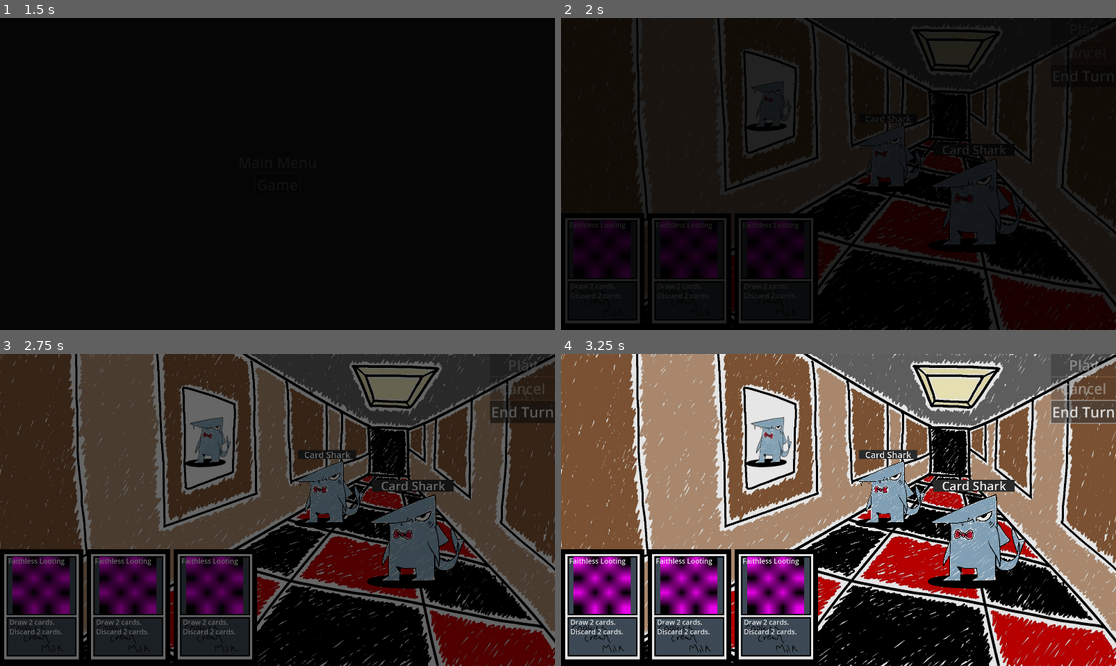
Above: before the commit, frames 1-4 (two rows, left to right).
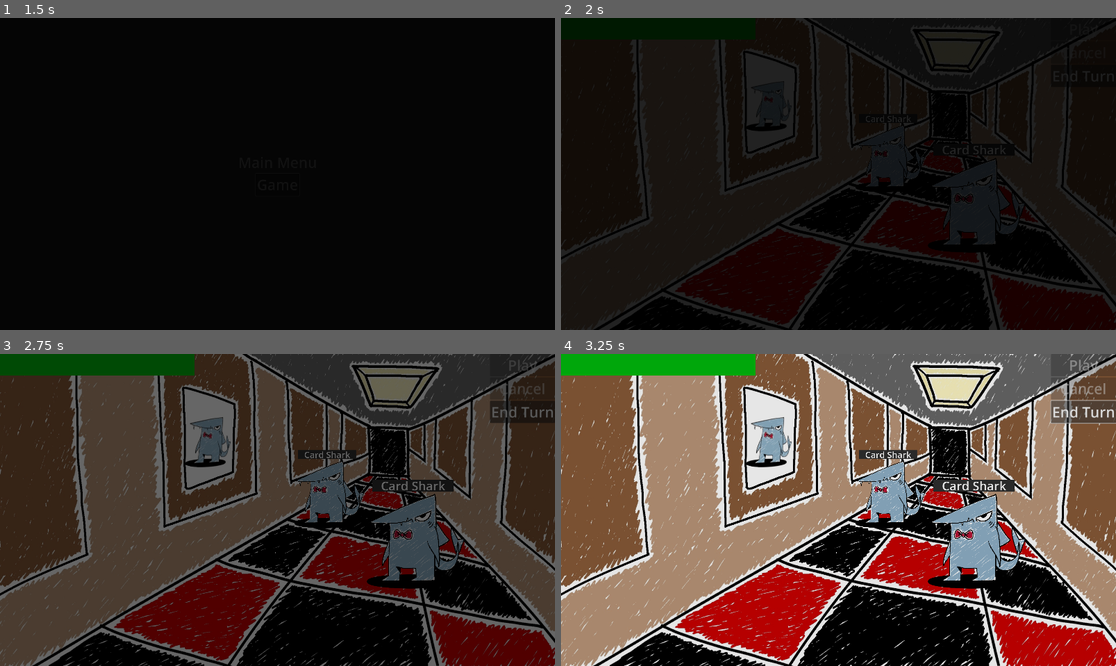
Above: after the commit, the same moments.

Repository: nonagaga/MJ193
Game: Godot game, scene res://Scenes/scene_manager.tscn
Same seed, same stepped clock (60 frames per second), same inputs: the game is played once before the commit and once after it. Sound files missing from this copy of the repository are replaced by a short silence.
Inputs:
- Up to frame 1 (1.5 s): click "Game" at 0.5 s; click "Game" at 1.25 s
- Up to frame 2 (2 s): no input
- Up to frame 3 (2.75 s): click "End Turn" at 2 s
- Up to frame 4 (3.25 s): click "End Turn" at 2.75 s

Frame 1 is identical in both runs. In frame 2, 5.7% of the frame differs, in the area x 0-47%, y 0-100%; in frame 3, 18%; in frame 4, 18%.
Error before the commit: Trying to assign value of type 'Node2D' to a variable of type 'EnemyClass.gd'. (res://GameManager.gd:16)
Error after the commit: Trying to assign value of type 'Node2D' to a variable of type 'EnemyClass.gd'. (res://GameManager.gd:18)

Commit message:
Merge commit

Diff:
--- a/CardUI.gd
+++ b/CardUI.gd
@@ -1,7 +1,8 @@
 class_name CardUI extends Control
 
-signal selected
-signal deselected
+signal selected(CardUI)
+signal deselected(CardUI)
+signal animation_finished(anim_name : String)
 
 @export var card_res:CardDataClass
 @onready var texture_rect: TextureRect = $CardOffset/TextureRect
@@ -10,17 +11,18 @@
 @onready var title: RichTextLabel = $CardOffset/Title
 @onready var highlight: ColorRect = $CardOffset/Highlight
 @onready var price_text:Label = $PanelContainer/Price
+@onready var animation_player: AnimationPlayer = $AnimationPlayer
 
 func _ready() -> void:
 	highlight.visible = false
 	focus_entered.connect(func():
 		highlight.visible = true
-		selected.emit()
+		selected.emit(self)
 		)
 
 	focus_exited.connect(func():
 		highlight.visible = false
-		deselected.emit()
+		deselected.emit(self)
 		)
 
 	card_res.setUpCard()
@@ -31,6 +33,15 @@
 	text.text = card_res.text
 	price_text.text = str(card_res.price)
 
+	# setup the animation player so everything is initialized
+	animation_player.play("RESET")
+	animation_player.advance(0)
+
+	animation_player.play("draw")
+	animation_player.animation_finished.connect(func(anim_name):
+		animation_finished.emit(anim_name)
+		)
+
 func _on_mouse_entered():
 	#print("I %s have been entered"%[get_index()])
 	pass
--- /dev/null
+++ b/CardUI.tscn
@@ -0,0 +1,174 @@
+[gd_scene load_steps=14 format=3 uid="uid://dpp7r7l0fdpvc"]
+
+[ext_resource type="Script" uid="uid://bqbys4x3ry728" path="res://CardUI.gd" id="1_qh7ip"]
+[ext_resource type="Texture2D" uid="uid://cof6qdkvij7cr" path="res://mockupcard.png" id="2_u5mo3"]
+[ext_resource type="AudioStream" uid="uid://dcfhgxxv2rswj" path="res://Sound Effects/Draw 1.wav" id="3_goxeg"]
+[ext_resource type="AudioStream" uid="uid://cqxbpnmt4gefx" path="res://Sound Effects/Draw 2.wav" id="4_uehfq"]
+[ext_resource type="AudioStream" uid="uid://t4bj1ceg1lgu" path="res://Sound Effects/Draw 3.wav" id="5_7nm21"]
+[ext_resource type="AudioStream" uid="uid://cj5u321jk5qq2" path="res://Sound Effects/Draw 4.wav" id="6_66s06"]
+[ext_resource type="AudioStream" uid="uid://b21bd85wl6qgi" path="res://Sound Effects/Draw 5.wav" id="7_cjanw"]
+
+[sub_resource type="Theme" id="Theme_rjlel"]
+
+[sub_resource type="PlaceholderTexture2D" id="PlaceholderTexture2D_q5obu"]
+
+[sub_resource type="Animation" id="Animation_p5bke"]
+resource_name = "draw"
+length = 0.3
+tracks/0/type = "value"
+tracks/0/imported = false
+tracks/0/enabled = true
+tracks/0/path = NodePath("AudioStreamPlayer:playing")
+tracks/0/interp = 1
+tracks/0/loop_wrap = true
+tracks/0/keys = {
+"times": PackedFloat32Array(0),
+"transitions": PackedFloat32Array(1),
+"update": 1,
+"values": [true]
+}
+tracks/1/type = "value"
+tracks/1/imported = false
+tracks/1/enabled = true
+tracks/1/path = NodePath("CardOffset:scale")
+tracks/1/interp = 1
+tracks/1/loop_wrap = true
+tracks/1/keys = {
+"times": PackedFloat32Array(0, 0.3),
+"transitions": PackedFloat32Array(1, 1),
+"update": 0,
+"values": [Vector2(1e-05, 1e-05), Vector2(1, 1)]
+}
+
+[sub_resource type="Animation" id="Animation_goxeg"]
+length = 0.001
+tracks/0/type = "value"
+tracks/0/imported = false
+tracks/0/enabled = true
+tracks/0/path = NodePath("AudioStreamPlayer:playing")
+tracks/0/interp = 1
+tracks/0/loop_wrap = true
+tracks/0/keys = {
+"times": PackedFloat32Array(0),
+"transitions": PackedFloat32Array(1),
+"update": 1,
+"values": [false]
+}
+tracks/1/type = "value"
+tracks/1/imported = false
+tracks/1/enabled = true
+tracks/1/path = NodePath("CardOffset:scale")
+tracks/1/interp = 1
+tracks/1/loop_wrap = true
+tracks/1/keys = {
+"times": PackedFloat32Array(0),
+"transitions": PackedFloat32Array(1),
+"update": 0,
+"values": [Vector2(1, 1)]
+}
+
+[sub_resource type="AnimationLibrary" id="AnimationLibrary_uehfq"]
+_data = {
+&"RESET": SubResource("Animation_goxeg"),
+&"draw": SubResource("Animation_p5bke")
+}
+
+[sub_resource type="AudioStreamRandomizer" id="AudioStreamRandomizer_hduc0"]
+random_pitch = 1.1
+streams_count = 5
+stream_0/stream = ExtResource("3_goxeg")
+stream_1/stream = ExtResource("4_uehfq")
+stream_2/stream = ExtResource("5_7nm21")
+stream_3/stream = ExtResource("6_66s06")
+stream_4/stream = ExtResource("7_cjanw")
+
+[node name="Card" type="Control"]
+layout_mode = 3
+anchors_preset = 0
+focus_mode = 1
+script = ExtResource("1_qh7ip")
+
+[node name="CardOffset" type="Control" parent="."]
+layout_mode = 3
+anchors_preset = 0
+offset_left = -240.0
+offset_top = -672.0
+offset_right = 240.0
+pivot_offset = Vector2(240, 672)
+mouse_filter = 1
+theme = SubResource("Theme_rjlel")
+
+[node name="Highlight" type="ColorRect" parent="CardOffset"]
+visible = false
+layout_mode = 1
+anchors_preset = 15
+anchor_right = 1.0
+anchor_bottom = 1.0
+offset_left = -15.0
+offset_top = -15.0
+offset_right = 17.0
+offset_bottom = 15.0
+grow_horizontal = 2
+grow_vertical = 2
+mouse_filter = 1
+color = Color(1, 1, 1, 0.752941)
+
+[node name="TextureRect" type="TextureRect" parent="CardOffset"]
+layout_mode = 0
+offset_right = 480.0
+offset_bottom = 672.0
+texture = ExtResource("2_u5mo3")
+
+[node name="CardTexture" type="TextureRect" parent="CardOffset"]
+layout_mode = 1
+anchors_preset = 15
+anchor_right = 1.0
+anchor_bottom = 1.0
+offset_left = 42.0
+offset_top = 42.0
+offset_right = -47.0
+offset_bottom = -300.0
+grow_horizontal = 2
+grow_vertical = 2
+texture = SubResource("PlaceholderTexture2D_q5obu")
+stretch_mode = 5
+
+[node name="Text" type="RichTextLabel" parent="CardOffset"]
+layout_mode = 1
+anchors_preset = 12
+anchor_top = 1.0
+anchor_right = 1.0
+anchor_bottom = 1.0
+offset_left = 54.0
+offset_top = -281.0
+offset_right = -55.0
+offset_bottom = -69.0
+grow_horizontal = 2
+grow_vertical = 0
+mouse_filter = 1
+theme_override_font_sizes/normal_font_size = 40
+bbcode_enabled = true
+text = "This is the card text"
+
+[node name="Title" type="RichTextLabel" parent="CardOffset"]
+layout_mode = 1
+anchors_preset = 10
+anchor_right = 1.0
+offset_left = 47.0
+offset_top = 38.0
+offset_right = 47.0
+offset_bottom = 97.0
+grow_horizontal = 2
+mouse_filter = 1
+theme_override_font_sizes/normal_font_size = 40
+bbcode_enabled = true
+text = "Card Title"
+
+[node name="AnimationPlayer" type="AnimationPlayer" parent="."]
+libraries = {
+&"": SubResource("AnimationLibrary_uehfq")
+}
+
+[node name="AudioStreamPlayer" type="AudioStreamPlayer" parent="."]
+stream = SubResource("AudioStreamRandomizer_hduc0")
+volume_db = 6.0
--- a/Classes/CardClass.gd
+++ b/Classes/CardClass.gd
@@ -102,7 +102,6 @@
 	playEffect()
 	Globals.discard.append(self)
 	Globals.hand.erase(self)
-
 	Globals.gameManager.check_room_cleared()
 
 func canPlayCard() -> Error:
@@ -126,7 +125,7 @@
 		doesCardTarget()
 
 func doesCardTarget():
-	if !targetAll && maxTargets >0:
+	if !targetAll && maxTargets > 0:
 		#tell the UI to select targets for this card
 		select_targets.emit(maxTargets,self)
 	else:
--- a/GameManager.gd
+++ b/GameManager.gd
@@ -1,14 +1,16 @@
 extends Node
 
 signal card_drawn(card:CardDataClass)
+
 enum GAME_STATE {WIN, LOSE, PLAYING}
 var game_state : GAME_STATE = GAME_STATE.PLAYING
 var enemy_list : Array[Enemy]
 @export var end_turn_button : Button
 @export var enemies : Node2D
+@export var player_ui : PlayerUI
+
 
 func _ready() -> void:
-	Globals.gameManager = self
 	start_game()
 
 func start_game() -> void:
@@ -22,6 +24,9 @@
 		# wait a little between activating guys
 		await get_tree().create_timer(0.5).timeout
 
+	game_loop()
+
+func game_loop():
 	# this is the main game loop
 	while game_state == GAME_STATE.PLAYING:
 		await player_turn()
@@ -30,10 +35,10 @@
 
 func player_turn():
 	for i in range(3 - Globals.hand.size()):
-		draw()
-	# play individual cards
+		await player_ui.draw()
+	# player_ui plays individual cards
 	# player has finished turn
-	await end_turn_button.pressed
+	await player_ui.turn_completed
 
 func enemy_turn(enemy : Enemy):
 	await enemy.attackTrigger()
@@ -44,28 +49,6 @@
 		game_state = GAME_STATE.LOSE
 		print("Game over!")
 
-func draw():
-	if !Globals.deck.is_empty():
-		var card = Globals.deck.pop_front()
-		Globals.hand.append(card)
-		card_drawn.emit(card)
-		return card
-
-func discard(card:CardDataClass):
-	Globals.discard.append(card)
-	Globals.hand.erase(card)
-	card.discardEffect()
-
-func addCardToDeck(card):
-	Globals.deck.append(card)
-
-func removeCardFromDeck(card):
-	Globals.deck.erase(card)
-	card.die()
-
-func destroyCard(card):
-	card.die()
-
 func check_room_cleared():
 	if enemy_list.size() == 0:
 		game_state = GAME_STATE.WIN
--- a/Scenes/game_test.tscn
+++ b/Scenes/game_test.tscn
@@ -3,88 +3,13 @@
 [ext_resource type="Script" uid="uid://dniyjxmmo5q0i" path="res://GameManager.gd" id="1_h07e4"]
 [ext_resource type="Texture2D" uid="uid://dbqii5kw37wq" path="res://Environment/background.png" id="2_h07e4"]
 [ext_resource type="PackedScene" uid="uid://byearha2okcgk" path="res://UI/Enemy Element/CardShark.tscn" id="2_tuxhd"]
-[ext_resource type="Script" path="res://Classes/TagClass.gd" id="5_j1hhr"]
-[ext_resource type="PackedScene" uid="uid://cgq0lkaaw5wyd" path="res://UI/Game UI.tscn" id="5_npqdh"]
-[ext_resource type="Script" uid="uid://gikv04ntqw8f" path="res://Classes/ActionsClass.gd" id="6_s2l1l"]
-[ext_resource type="Resource" uid="uid://wp5gqivf5k0m" path="res://Actions/Draw2.tres" id="7_xkvug"]
-[ext_resource type="Script" uid="uid://dxldjvw0wd5a6" path="res://Actions/Action Classes/DiscardActionClass.gd" id="8_y2opl"]
-[ext_resource type="Script" uid="uid://88hsnkwkom7x" path="res://Classes/CardClass.gd" id="9_q4l48"]
+[ext_resource type="PackedScene" uid="uid://cgq0lkaaw5wyd" path="res://UI/PlayerUI.tscn" id="5_npqdh"]
 
-[sub_resource type="Resource" id="Resource_f6mke"]
-resource_local_to_scene = true
-script = ExtResource("8_y2opl")
-discNum = 2
-maxTargets = 0
-doesTarget = false
-text = "Discard %s cards. "
-metadata/_custom_type_script = "uid://dxldjvw0wd5a6"
-
-[sub_resource type="PlaceholderTexture2D" id="PlaceholderTexture2D_4pbq2"]
-
-[sub_resource type="Resource" id="Resource_5pvws"]
-resource_local_to_scene = true
-script = ExtResource("9_q4l48")
-title = "Faithless Looting"
-texture = SubResource("PlaceholderTexture2D_4pbq2")
-price = 0
-maxTargets = 0
-targetAll = false
-targetRandom = false
-discardCost = 0
-drawActions = Array[ExtResource("6_s2l1l")]([])
-playActions = Array[ExtResource("6_s2l1l")]([ExtResource("7_xkvug"), SubResource("Resource_f6mke")])
-discardActions = Array[ExtResource("6_s2l1l")]([])
-appliedTags = Array[ExtResource("5_j1hhr")]([])
-drawTags = Array[ExtResource("5_j1hhr")]([])
-playTags = Array[ExtResource("5_j1hhr")]([])
-discardTags = Array[ExtResource("5_j1hhr")]([])
-text = ""
-metadata/_custom_type_script = "uid://88hsnkwkom7x"
-
-[sub_resource type="Resource" id="Resource_m400w"]
-resource_local_to_scene = true
-script = ExtResource("9_q4l48")
-title = "Faithless Looting"
-texture = SubResource("PlaceholderTexture2D_4pbq2")
-price = 0
-maxTargets = 0
-targetAll = false
-targetRandom = false
-discardCost = 0
-drawActions = Array[ExtResource("6_s2l1l")]([])
-playActions = Array[ExtResource("6_s2l1l")]([ExtResource("7_xkvug"), SubResource("Resource_f6mke")])
-discardActions = Array[ExtResource("6_s2l1l")]([])
-appliedTags = Array[ExtResource("5_j1hhr")]([])
-drawTags = Array[ExtResource("5_j1hhr")]([])
-playTags = Array[ExtResource("5_j1hhr")]([])
-discardTags = Array[ExtResource("5_j1hhr")]([])
-text = ""
-metadata/_custom_type_script = "uid://88hsnkwkom7x"
-
-[sub_resource type="Resource" id="Resource_f8n82"]
-resource_local_to_scene = true
-script = ExtResource("9_q4l48")
-title = "Faithless Looting"
-texture = SubResource("PlaceholderTexture2D_4pbq2")
-price = 0
-maxTargets = 0
-targetAll = false
-targetRandom = false
-discardCost = 0
-drawActions = Array[ExtResource("6_s2l1l")]([])
-playActions = Array[ExtResource("6_s2l1l")]([ExtResource("7_xkvug"), SubResource("Resource_f6mke")])
-discardActions = Array[ExtResource("6_s2l1l")]([])
-appliedTags = Array[ExtResource("5_j1hhr")]([])
-drawTags = Array[ExtResource("5_j1hhr")]([])
-playTags = Array[ExtResource("5_j1hhr")]([])
-discardTags = Array[ExtResource("5_j1hhr")]([])
-text = ""
-metadata/_custom_type_script = "uid://88hsnkwkom7x"
-
-[node name="Game" type="Node2D" node_paths=PackedStringArray("end_turn_button", "enemies")]
+[node name="Game" type="Node2D" node_paths=PackedStringArray("end_turn_button", "enemies", "card_manager")]
 script = ExtResource("1_h07e4")
-end_turn_button = NodePath("UI/GameUi/Player Choices/End Turn")
+end_turn_button = NodePath("UI/CardManager/Player Choices/End Turn")
 enemies = NodePath("Enemies")
+card_manager = NodePath("UI/CardManager")
 
 [node name="Background" type="CanvasLayer" parent="."]
 layer = -1
@@ -110,15 +35,6 @@
 
 [node name="UI" type="CanvasLayer" parent="."]
 
-[node name="GameUi" parent="UI" instance=ExtResource("5_npqdh")]
+[node name="CardManager" parent="UI" instance=ExtResource("5_npqdh")]
 
-[node name="Card" parent="UI/GameUi/Hand" index="0"]
-card_res = SubResource("Resource_5pvws")
-
-[node name="Card2" parent="UI/GameUi/Hand" index="1"]
-card_res = SubResource("Resource_m400w")
-
-[node name="Card3" parent="UI/GameUi/Hand" index="2"]
-card_res = SubResource("Resource_f8n82")
-
-[editable path="UI/GameUi"]
+[editable path="UI/CardManager"]
--- /dev/null
+++ b/UI/CardManager.gd
@@ -0,0 +1,73 @@
+class_name PlayerUI extends CanvasLayer
+
+signal turn_completed
+
+var selected_card:CardUI = null
+var card_packed = preload("res://CardUI.tscn")
+@onready var hand: HBoxContainer = $Hand
+@onready var play: Button = $"Player Choices/Play"
+@onready var cancel: Button = $"Player Choices/Cancel"
+@onready var end_turn: Button = $"Player Choices/End Turn"
+
+func _ready()->void:
+	play.disabled = true
+	cancel.disabled = true
+	_setup_signals()
+
+func create_card(card:CardDataClass)->Control:
+	var new_card_instance = card_packed.instantiate()
+	new_card_instance.card_res = card
+	$Void.add_child(new_card_instance)
+	return new_card_instance
+
+func on_card_selected(card_ui:CardUI):
+	selected_card = card_ui
+	# toggles play button depending on validity of play
+	play.disabled = false if selected_card.card_res.canPlayCard() == OK else true
+
+func on_card_deselected(card_ui:CardUI):
+	# not sure whether deselect is resolved before select.
+	if selected_card == card_ui:
+		selected_card = null
+
+	play.disabled = true
+
+func draw():
+	if !Globals.deck.is_empty():
+		var card = Globals.deck.pop_front()
+		Globals.hand.append(card)
+		var card_ui : CardUI = create_card(card)
+		card_ui.reparent(hand, false)
+		card_ui.scale = Vector2.ZERO
+		card_ui.selected.connect(on_card_selected)
+		card_ui.deselected.connect(on_card_deselected)
+
+		await card_ui.animation_finished
+	else:
+		printerr("DRAW CARD FAILED: DECK IS EMPTY!")
+
+func play_card(card_ui : CardUI):
+	var card_res = card_ui.card_res
+	card_res.playCard()
+
+func discard():
+	var card:CardDataClass
+	Globals.discard.append(card)
+	Globals.hand.erase(card)
+	card.discardEffect()
+
+func addCardToDeck(card):
+	Globals.deck.append(card)
+
+func removeCardFromDeck(card):
+	Globals.deck.erase(card)
+	card.die()
+
+func destroyCard(card):
+	card.die()
+
+func _setup_signals():
+	# use end turn button to emit when turn is completed
+	end_turn.pressed.connect(func():
+		turn_completed.emit()
+		)
--- a/UI/Enemy Element/CardShark.tscn
+++ b/UI/Enemy Element/CardShark.tscn
@@ -112,7 +112,7 @@
 maxHP = 5
 hp = 10
 speed = 1
-dmg = 100
+dmg = 25
 animation_player = NodePath("AnimationPlayer")
 theme_song = ExtResource("2_gopnc")
 theme_song_name = "shark"
--- a/UI/Game UI.tscn
+++ b/UI/PlayerUI.tscn
@@ -1,13 +1,20 @@
-[gd_scene load_steps=5 format=3 uid="uid://cgq0lkaaw5wyd"]
+[gd_scene load_steps=7 format=3 uid="uid://cgq0lkaaw5wyd"]
 
-[ext_resource type="Script" uid="uid://b1xyjwfwav5t" path="res://UI/game_ui.gd" id="1_ewuok"]
-[ext_resource type="Script" uid="uid://bxr5owbtp7eii" path="res://UI/hand.gd" id="2_m3g7l"]
-[ext_resource type="PackedScene" uid="uid://dpp7r7l0fdpvc" path="res://card.tscn" id="2_rlhut"]
-[ext_resource type="Resource" uid="uid://dxtxxly6vbto3" path="res://Cards/FaithlessLooting.tres" id="5_ppobp"]
+[ext_resource type="Script" uid="uid://b1xyjwfwav5t" path="res://UI/CardManager.gd" id="1_rjpm0"]
+[ext_resource type="Script" uid="uid://bxr5owbtp7eii" path="res://UI/hand.gd" id="2_yaiyv"]
+[ext_resource type="Script" uid="uid://8tedna75nwoo" path="res://UI/heath_bar.gd" id="3_6t71k"]
 
-[node name="GameUi" type="CanvasLayer" node_paths=PackedStringArray("hand")]
-script = ExtResource("1_ewuok")
-hand = NodePath("Hand")
+[sub_resource type="StyleBoxFlat" id="StyleBoxFlat_kiyoi"]
+
+[sub_resource type="StyleBoxFlat" id="StyleBoxFlat_n1bqq"]
+bg_color = Color(0, 0.7282, 0.0484852, 1)
+
+[sub_resource type="Theme" id="Theme_10hlm"]
+ProgressBar/styles/background = SubResource("StyleBoxFlat_kiyoi")
+ProgressBar/styles/fill = SubResource("StyleBoxFlat_n1bqq")
+
+[node name="PlayerUI" type="CanvasLayer"]
+script = ExtResource("1_rjpm0")
 
 [node name="Player Choices" type="VBoxContainer" parent="."]
 anchors_preset = 1
@@ -44,20 +51,8 @@
 size_flags_horizontal = 3
 size_flags_vertical = 10
 theme_override_constants/separation = 500
-script = ExtResource("2_m3g7l")
+script = ExtResource("2_yaiyv")
 anim_speed = null
-
-[node name="Card" parent="Hand" instance=ExtResource("2_rlhut")]
-layout_mode = 2
-card_res = ExtResource("5_ppobp")
-
-[node name="Card2" parent="Hand" instance=ExtResource("2_rlhut")]
-layout_mode = 2
-card_res = ExtResource("5_ppobp")
-
-[node name="Card3" parent="Hand" instance=ExtResource("2_rlhut")]
-layout_mode = 2
-card_res = ExtResource("5_ppobp")
 
 [node name="Void" type="Control" parent="."]
 visible = false
@@ -66,6 +61,15 @@
 offset_right = 40.0
 offset_bottom = 40.0
 
+[node name="HeathBar" type="ProgressBar" parent="."]
+offset_right = 673.0
+offset_bottom = 75.0
+theme = SubResource("Theme_10hlm")
+step = 1.0
+value = 100.0
+show_percentage = false
+script = ExtResource("3_6t71k")
+
 [connection signal="pressed" from="Player Choices/Play" to="." method="_on_play_pressed"]
 [connection signal="pressed" from="Player Choices/Cancel" to="." method="_on_cancel_pressed"]
 [connection signal="pressed" from="Player Choices/End Turn" to="." method="_on_end_turn_pressed"]
--- a/UI/game_ui.gd
+++ /dev/null
@@ -1,45 +0,0 @@
-extends CanvasLayer
-
-var cur_card_selected:CardDataClass = null
-var card_packed = preload("res://card.tscn")
-@export var hand : HBoxContainer
-@onready var play: Button = $"Player Choices/Play"
-@onready var cancel: Button = $"Player Choices/Cancel"
-@onready var end_turn: Button = $"Player Choices/End Turn"
-
-func _ready()->void:
-	play.disabled = true
-	cancel.disabled = true
-
-	if Globals.gameManager:
-		Globals.gameManager.card_drawn.connect(on_card_drawn)
-
-func on_card_drawn(card:CardDataClass):
-	if card == null:
-		return
-	create_card(card).reparent(hand,false)
-
-func create_card(card:CardDataClass)->Control:
-	var new_card_instance = card_packed.instantiate()
-	new_card_instance.card_res = card
-	$Void.add_child(new_card_instance)
-	return new_card_instance
-
-func card_selected(item:Control):
-	if cur_card_selected!=null:
-		pass
-
-func deselect_card(item:Control):
-	pass
-
-func _on_play_pressed() -> void:
-	##remove it from hand
-	pass # Replace with function body.
-
-
-func _on_cancel_pressed() -> void:
-	pass # Replace with function body.
-
-
-func _on_end_turn_pressed() -> void:
-	pass # Replace with function body.
--- a/UI/hand.gd
+++ b/UI/hand.gd
@@ -8,10 +8,10 @@
 
 func _ready() -> void:
 	_auto_resize()
-	child_entered_tree.connect(func(child):
+	child_entered_tree.connect(func(_child):
 		_auto_resize()
 		)
-	child_exiting_tree.connect(func(child):
+	child_exiting_tree.connect(func(_child):
 		await get_tree().process_frame
 		_auto_resize()
 		)
--- /dev/null
+++ b/UI/heath_bar.gd
@@ -0,0 +1,6 @@
+extends ProgressBar
+
+func _ready() -> void:
+	Globals.health_updated.connect(func(health):
+		value = health
+		)
--- a/UI/ui_debug.tscn
+++ b/UI/ui_debug.tscn
@@ -1,6 +1,6 @@
 [gd_scene load_steps=3 format=3 uid="uid://dwj62mxh5yfb6"]
 
-[ext_resource type="PackedScene" uid="uid://cgq0lkaaw5wyd" path="res://UI/Game UI.tscn" id="1_jrl2q"]
+[ext_resource type="PackedScene" uid="uid://cgq0lkaaw5wyd" path="res://UI/PlayerUI.tscn" id="1_jrl2q"]
 [ext_resource type="Script" uid="uid://dniyjxmmo5q0i" path="res://GameManager.gd" id="2_l86hc"]
 
 [node name="UI DEBUG" type="Node"]
--- a/globals.gd
+++ b/globals.gd
@@ -1,6 +1,13 @@
 extends Node
+
+signal health_updated(health)
+
 @export var maxHP:int
-var hp:int
+var hp:int :
+	set(val):
+		hp = max(0,val)
+		health_updated.emit(hp)
+
 @export var maxDeckSize:int = 21
 @export var deck:Array[CardDataClass]
 @export var discard:Array[CardDataClass]
@@ -8,9 +15,20 @@
 var deck_increase_price:int = 40
 const DECKINCREASEAMT:int = 3
 var hand:Array[CardDataClass]
-var gameManager
 var scene_manager : SceneManager
 
 func _ready() -> void:
 	hp = maxHP
 	scene_manager = get_tree().get_root().get_node("SceneManager")
+	_debug_populate_deck()
+
+func _debug_populate_deck() -> void:
+	var card_dir_path = "res://Cards/"
+	var card_dir = DirAccess.open(card_dir_path)
+	if card_dir:
+		card_dir.list_dir_begin()
+		var file_name = card_dir.get_next()
+		while file_name != "":
+			deck.append(load(card_dir_path + file_name))
+			file_name = card_dir.get_next()
+		card_dir.list_dir_end() # Important: call this to clean up resources
--- a/globals.tscn
+++ b/globals.tscn
@@ -5,6 +5,3 @@
 [node name="Globals" type="Node"]
 script = ExtResource("1_f6yec")
 maxHP = 100
-maxDeckSize = null
-deck = null
-discard = null
Not shown, added: Sound Effects/Draw 1.wav.import
Not shown, added: Sound Effects/Draw 2.wav.import
Not shown, added: Sound Effects/Draw 3.wav.import
Not shown, added: Sound Effects/Draw 4.wav.import
Not shown, added: Sound Effects/Draw 5.wav.import
Not shown, added: Sound Effects/card_draw_debug.wav.import
Renamed: UI/game_ui.gd.uid -> UI/CardManager.gd.uid
Not shown: 1 places in UI/Deck Display.tscn that only renumber resources
Not shown, added: UI/heath_bar.gd.uid
Not shown, added: Sound Effects/Draw 1.wav
Not shown, added: Sound Effects/Draw 2.wav
Not shown, added: Sound Effects/Draw 3.wav
(and 3 more such lines)
